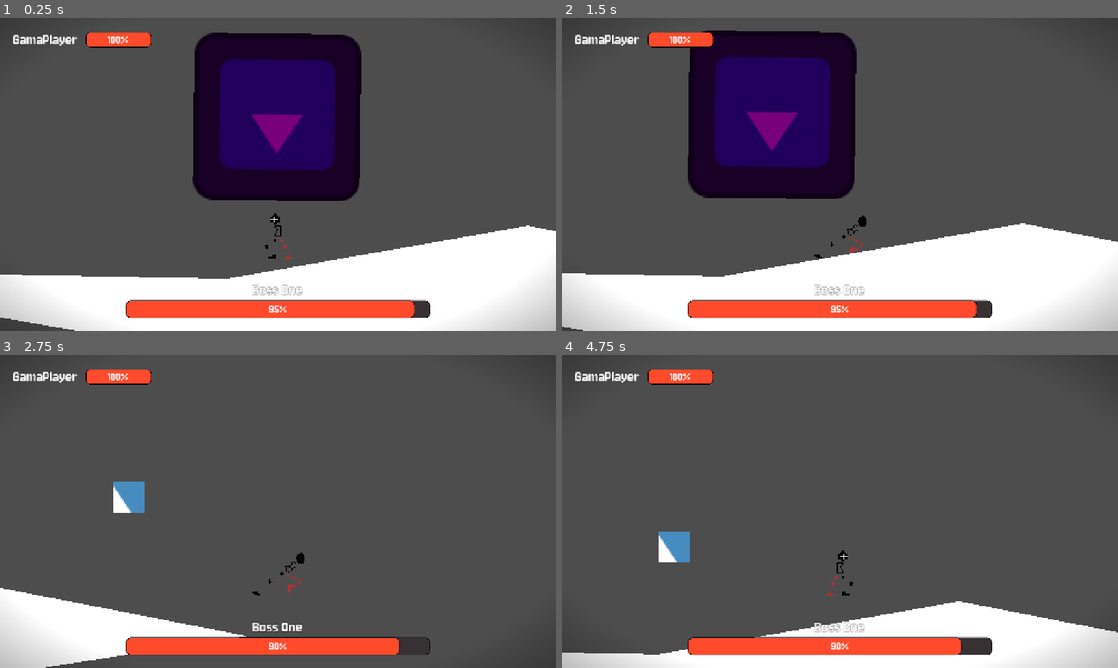
Above: before the commit, frames 1-4 (two rows, left to right).
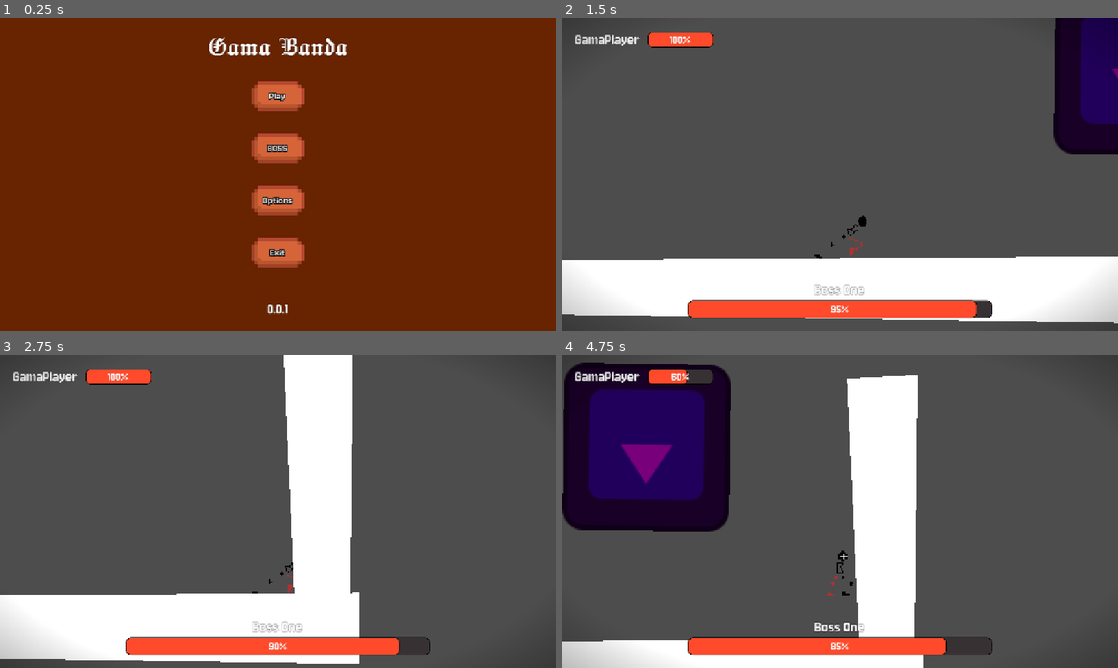
Above: after the commit, the same moments.

Repository: Jeremy-81/GamaBanda
Game: Godot game, scene res://scenes/menu/menu.tscn
Same seed, same stepped clock (60 frames per second), same inputs: the game is played once before the commit and once after it. Before the commit the project starts from res://scenes/boss_fight.tscn. The engine's default icon, where the game draws it, is replaced by a stand-in: a white triangle on a blue panel in a dark square.
Inputs (mouse positions are in pixels of both pictures, inside the frame that each line leads up to):
- Up to frame 1 (0.25 s): no input
- Up to frame 2 (1.5 s): click (840, 149) at 0.5 s, where only the run after the commit has a clickable "BOSS"; move the mouse to (962, 158) at 1.27 s; hold D (go_right) from 1.28 s (still down); click (962, 158) at 1.35 s
- Up to frame 3 (2.75 s): keep holding D (go_right); tap Space (jump) at 1.52, 2.27 s; move the mouse to (166, 527) at 2.02 s; tap Shift (dash) at 2.1 s; click (166, 527) at 2.3 s
- Up to frame 4 (4.75 s): move the mouse to (895, 442) at 2.77 s; release D (go_right) at 2.78 s; hold A (go_left) 2.78-3.53 s; click (895, 442) at 2.85 s; move the mouse to (812, 574) at 3.52 s; hold D (go_right) from 3.53 s (still down); click (812, 574) at 3.6 s; tap Space (jump) at 3.77, 4.52 s; move the mouse to (1006, 558) at 4.27 s; tap Shift (dash) at 4.35 s; click (1006, 558) at 4.55 s

The runs differ from the first frame. In frame 1, 100% of the frame differs, in the area x 0-100%, y 0-100%; in frame 2, 30%; in frame 3, 16%; in frame 4, 32%.

Commit message:
Player attac

Diff:
--- a/project.godot
+++ b/project.godot
@@ -11,7 +11,7 @@
 [application]
 
 config/name="GamaBanda"
-run/main_scene="uid://cxybxbs8vhckh"
+run/main_scene="uid://bb6sfex7rg1de"
 config/features=PackedStringArray("4.6", "Forward Plus")
 config/icon="res://icon.svg"
 
@@ -43,6 +43,11 @@
 "events": [Object(InputEventKey,"resource_local_to_scene":false,"resource_name":"","device":-1,"window_id":0,"alt_press …(195 unchanged characters)…
 ]
 }
+attack={
+"deadzone": 0.2,
+"events": [Object(InputEventMouseButton,"resource_local_to_scene":false,"resource_name":"","device":-1,"window_id":0,"alt_pressed":false,"shift_pressed":false,"ctrl_pressed":false,"meta_pressed":false,"button_mask":0,"position":Vector2(0, 0),"global_position":Vector2(0, 0),"factor":1.0,"button_index":1,"canceled":false,"pressed":false,"double_click":false,"script":null)
+]
+}
 
 [layer_names]
 
--- a/ressources/theme.tres
+++ b/ressources/theme.tres
@@ -1,29 +1,37 @@
 [gd_resource type="Theme" format=3 uid="uid://duj7cgl0u7wd3"]
 
 [ext_resource type="FontFile" uid="uid://chla6mhf6wpl0" path="res://assets/fonts/Jersey_10/Jersey10-Regular.ttf" id="1_jb3ky"]
+[ext_resource type="Texture2D" uid="uid://b4l0uirr773kj" path="res://assets/button/Button-NoTEXT-Normal.png" id="2_502qo"]
 [ext_resource type="FontFile" uid="uid://duqx5nydbyw75" path="res://assets/fonts/Jacquard_24/Jacquard24-Regular.ttf" id="2_cgoy4"]
+[ext_resource type="Texture2D" uid="uid://1fbi8rrchs8w" path="res://assets/button/Button-NoTEXT-Hover.png" id="2_l3ktj"]
+[ext_resource type="Texture2D" uid="uid://vaqqg8polq4c" path="res://assets/button/Button-NoTEXT-Pressed.png" id="4_7065j"]
 
-[sub_resource type="StyleBoxFlat" id="StyleBoxFlat_502qo"]
-bg_color = Color(0.5356966, 0.35413286, 0.07996858, 1)
-corner_radius_top_left = 5
-corner_radius_top_right = 5
-corner_radius_bottom_right = 5
-corner_radius_bottom_left = 5
-expand_margin_left = 20.0
-expand_margin_top = 10.0
-expand_margin_right = 20.0
-expand_margin_bottom = 10.0
+[sub_resource type="StyleBoxTexture" id="StyleBoxTexture_7065j"]
+texture = ExtResource("2_l3ktj")
+texture_margin_left = 17.0
+texture_margin_top = 20.0
+texture_margin_right = 17.0
+texture_margin_bottom = 20.0
+expand_margin_left = 10.0
+expand_margin_right = 10.0
 
-[sub_resource type="StyleBoxFlat" id="StyleBoxFlat_cgkd3"]
-bg_color = Color(0.3557113, 0.14816836, 0.6657926, 1)
-corner_radius_top_left = 5
-corner_radius_top_right = 5
-corner_radius_bottom_right = 5
-corner_radius_bottom_left = 5
-expand_margin_left = 20.0
-expand_margin_top = 10.0
-expand_margin_right = 20.0
-expand_margin_bottom = 10.0
+[sub_resource type="StyleBoxTexture" id="StyleBoxTexture_l3ktj"]
+texture = ExtResource("2_502qo")
+texture_margin_left = 17.0
+texture_margin_top = 20.0
+texture_margin_right = 17.0
+texture_margin_bottom = 20.0
+expand_margin_left = 10.0
+expand_margin_right = 10.0
+
+[sub_resource type="StyleBoxTexture" id="StyleBoxTexture_x62ba"]
+texture = ExtResource("4_7065j")
+texture_margin_left = 17.0
+texture_margin_top = 20.0
+texture_margin_right = 17.0
+texture_margin_bottom = 20.0
+expand_margin_left = 10.0
+expand_margin_right = 10.0
 
 [sub_resource type="StyleBoxFlat" id="StyleBoxFlat_cgoy4"]
 bg_color = Color(0.21927088, 0.19392738, 0.20286453, 1)
@@ -51,10 +59,11 @@
 
 [resource]
 Button/constants/outline_size = 7
-Button/font_sizes/font_size = 30
+Button/font_sizes/font_size = 27
 Button/fonts/font = ExtResource("1_jb3ky")
-Button/styles/hover = SubResource("StyleBoxFlat_502qo")
-Button/styles/normal = SubResource("StyleBoxFlat_cgkd3")
+Button/styles/hover = SubResource("StyleBoxTexture_7065j")
+Button/styles/normal = SubResource("StyleBoxTexture_l3ktj")
+Button/styles/pressed = SubResource("StyleBoxTexture_x62ba")
 Label/constants/outline_size = 3
 Label/font_sizes/font_size = 37
 Label/fonts/font = ExtResource("1_jb3ky")
--- a/scenes/boss_fight.tscn
+++ b/scenes/boss_fight.tscn
@@ -4,6 +4,45 @@
 [ext_resource type="PackedScene" uid="uid://btg0d1sc8nd3r" path="res://scenes/objects/player/player.tscn" id="2_7ydql"]
 [ext_resource type="PackedScene" uid="uid://cq6iebmicilbf" path="res://scenes/objects/boss/boss.tscn" id="3_7ydql"]
 [ext_resource type="PackedScene" uid="uid://bo8pyxkcykbab" path="res://scenes/game_interface.tscn" id="4_85w88"]
+[ext_resource type="PackedScene" uid="uid://cfknhhh86ohip" path="res://scenes/boss_map/boss_map.tscn" id="5_67f06"]
+
+[sub_resource type="Animation" id="Animation_85w88"]
+resource_name = "new_animation"
+length = 3.0
+loop_mode = 1
+tracks/0/type = "value"
+tracks/0/imported = false
+tracks/0/enabled = true
+tracks/0/path = NodePath("Boss:position")
+tracks/0/interp = 1
+tracks/0/loop_wrap = true
+tracks/0/keys = {
+"times": PackedFloat32Array(0, 1.0333333, 2, 3),
+"transitions": PackedFloat32Array(1, 1, 1, 1),
+"update": 0,
+"values": [Vector2(-1, -27), Vector2(955, -172), Vector2(-1020, -189), Vector2(-1, -27)]
+}
+
+[sub_resource type="Animation" id="Animation_67f06"]
+length = 0.001
+tracks/0/type = "value"
+tracks/0/imported = false
+tracks/0/enabled = true
+tracks/0/path = NodePath("Boss:position")
+tracks/0/interp = 1
+tracks/0/loop_wrap = true
+tracks/0/keys = {
+"times": PackedFloat32Array(0),
+"transitions": PackedFloat32Array(1),
+"update": 0,
+"values": [Vector2(-1, -27)]
+}
+
+[sub_resource type="AnimationLibrary" id="AnimationLibrary_31neg"]
+_data = {
+&"Boss": SubResource("Animation_85w88"),
+&"RESET": SubResource("Animation_67f06")
+}
 
 [node name="BossFight" type="Node2D" unique_id=1442488628]
 script = ExtResource("1_1hapx")
@@ -13,32 +52,6 @@
 hp = 100.0
 player_name = "GamaPlayer"
 damage = 5.0
-
-[node name="Polygon2D" type="Polygon2D" parent="." unique_id=1659728634]
-polygon = PackedVector2Array(-118, 170, 575, 48, 1438, 216, 501, 361, 37, 377, -1274, 148)
-
-[node name="StaticBody2D" type="StaticBody2D" parent="Polygon2D" unique_id=488402827]
-
-[node name="CollisionPolygon2D" type="CollisionPolygon2D" parent="Polygon2D/StaticBody2D" unique_id=973664096]
-polygon = PackedVector2Array(-118, 170, 575, 48, 1438, 216, 501, 361, 37, 377, -1274, 148)
-
-[node name="Polygon2D2" type="Polygon2D" parent="." unique_id=982620267]
-position = Vector2(2485, 150)
-polygon = PackedVector2Array(-118, 170, 575, 48, 1438, 216, 501, 361, 37, 377, -1274, 148)
-
-[node name="StaticBody2D" type="StaticBody2D" parent="Polygon2D2" unique_id=766187889]
-
-[node name="CollisionPolygon2D" type="CollisionPolygon2D" parent="Polygon2D2/StaticBody2D" unique_id=299076206]
-polygon = PackedVector2Array(-118, 170, 575, 48, 1438, 216, 501, 361, 37, 377, -1274, 148)
-
-[node name="Polygon2D3" type="Polygon2D" parent="." unique_id=1261851504]
-position = Vector2(-2107, 128)
-polygon = PackedVector2Array(-118, 170, 575, 48, 1438, 216, 501, 361, 37, 377, -1274, 148)
-
-[node name="StaticBody2D" type="StaticBody2D" parent="Polygon2D3" unique_id=1910245472]
-
-[node name="CollisionPolygon2D" type="CollisionPolygon2D" parent="Polygon2D3/StaticBody2D" unique_id=1483175708]
-polygon = PackedVector2Array(-118, 170, 575, 48, 1438, 216, 501, 361, 37, 377, -1274, 148)
 
 [node name="Boss" parent="." unique_id=623795894 node_paths=PackedStringArray("player") instance=ExtResource("3_7ydql")]
 position = Vector2(-1, -27)
@@ -55,3 +68,9 @@
 [node name="GameInterface" parent="CanvasLayer" unique_id=1741185875 node_paths=PackedStringArray("boss", "player") instance=ExtResource("4_85w88")]
 boss = NodePath("../../Boss")
 player = NodePath("../../Player")
+
+[node name="AnimationPlayer" type="AnimationPlayer" parent="." unique_id=964214574]
+libraries/ = SubResource("AnimationLibrary_31neg")
+autoplay = &"Boss"
+
+[node name="BossMap" parent="." unique_id=1505459579 instance=ExtResource("5_67f06")]
--- /dev/null
+++ b/scenes/boss_map/boss_map.tscn
@@ -0,0 +1,30 @@
+[gd_scene format=3 uid="uid://cfknhhh86ohip"]
+
+[node name="BossMap" type="Node2D" unique_id=1505459579]
+position = Vector2(-74, -239)
+
+[node name="Polygon2D" type="Polygon2D" parent="." unique_id=961812553]
+polygon = PackedVector2Array(-968, -266, -811, -272, -823, 453, -960, 442)
+
+[node name="StaticBody2D" type="StaticBody2D" parent="Polygon2D" unique_id=747548630]
+
+[node name="CollisionPolygon2D" type="CollisionPolygon2D" parent="Polygon2D/StaticBody2D" unique_id=1068840249]
+polygon = PackedVector2Array(-973, -269, -806, -281, -817, 452, -935, 433, -941.3467, 315.75494)
+
+[node name="Polygon2D2" type="Polygon2D" parent="." unique_id=1494530669]
+polygon = PackedVector2Array(1217, -269, 1380, -277, 1371, 470, 1251, 476)
+
+[node name="StaticBody2D" type="StaticBody2D" parent="Polygon2D2" unique_id=1844289201]
+
+[node name="CollisionPolygon2D2" type="CollisionPolygon2D" parent="Polygon2D2/StaticBody2D" unique_id=23844639]
+position = Vector2(2184, 0)
+polygon = PackedVector2Array(-973, -269, -806, -281, -817, 452, -935, 433)
+
+[node name="Polygon2D3" type="Polygon2D" parent="." unique_id=856242044]
+polygon = PackedVector2Array(-991, 345, 1394, 330, 1394, 493, -971, 459)
+
+[node name="StaticBody2D" type="StaticBody2D" parent="Polygon2D3" unique_id=695200397]
+
+[node name="CollisionPolygon2D3" type="CollisionPolygon2D" parent="Polygon2D3/StaticBody2D" unique_id=1189729715]
+position = Vector2(1151, 163)
+polygon = PackedVector2Array(-2134, 170, 394, 165, 406, 321, -2131, 290)
--- a/scenes/objects/boss/boss.gd
+++ b/scenes/objects/boss/boss.gd
@@ -16,12 +16,7 @@
 	await get_tree().process_frame
 	boss_ready.emit(boss_name, hp)
 
-
-func moove_to_background() -> void:
-	sprite_2d.scale = sprite_2d.scale /2
-
 func _on_timer_timeout() -> void:
-	moove_to_background()
 	attack()
 
 func attack() -> void:
--- a/scenes/objects/player/player.gd
+++ b/scenes/objects/player/player.gd
@@ -82,6 +82,11 @@
 		$FloorImpactParticles.restart();
 	pass;
 
+	if Input.is_action_just_pressed("attack"):
+		attack()
+
+func attack() -> void:
+	pass
 
 func _shake_screen(random_shake := false, shake_time : float = 1.0) -> void:
 	var shake_tween : Tween = get_tree().create_tween();
--- a/scenes/objects/player/player.tscn
+++ b/scenes/objects/player/player.tscn
@@ -194,6 +194,11 @@
 "name": &"jump",
 "speed": 12.0
 }, {
+"frames": [],
+"loop": true,
+"name": &"new_animation",
+"speed": 5.0
+}, {
 "frames": [{
 "duration": 1.0,
 "texture": SubResource("AtlasTexture_jx0p0")
@@ -213,7 +218,7 @@
 "duration": 1.0,
 "texture": SubResource("AtlasTexture_iwans")
 }],
-"loop": true,
+"loop": false,
 "name": &"run",
 "speed": 12.0
 }]
@@ -395,6 +400,7 @@
 blend_mode = 1
 
 [sub_resource type="AnimationNodeBlendTree" id="AnimationNodeBlendTree_bdcal"]
+graph_offset = Vector2(-706.6167, 72.86835)
 nodes/Direction/node = SubResource("AnimationNodeBlendSpace1D_gmdvr")
 nodes/Direction/position = Vector2(-840, 160)
 nodes/Jump/node = SubResource("AnimationNodeOneShot_gmdvr")
Binary file added: assets/button/Button-NoTEXT-Hover.png
Not shown, added: assets/button/Button-NoTEXT-Hover.png.import
Binary file added: assets/button/Button-NoTEXT-Normal.png
Not shown, added: assets/button/Button-NoTEXT-Normal.png.import
Binary file added: assets/button/Button-NoTEXT-Pressed.png
Not shown, added: assets/button/Button-NoTEXT-Pressed.png.import
Not shown, added: export_presets.cfg
